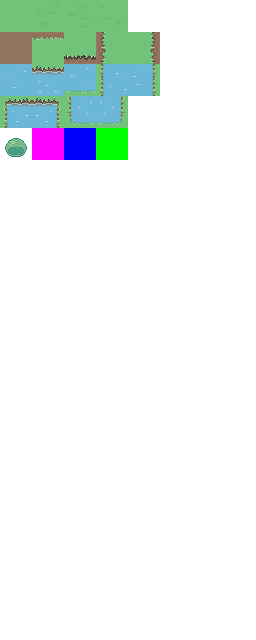
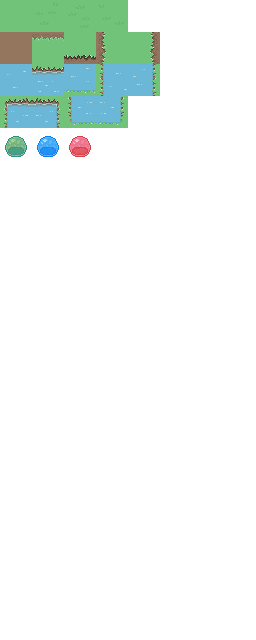
Two versions of the same layered image (w=256, h=640). Layer-by-layer changes:
added layer "Pasted Layer #1" above "E" over [5, 136, 27, 156]
painted on "Layer #1" over [5, 138, 27, 156]
painted on "Layer" over [32, 128, 128, 160]
